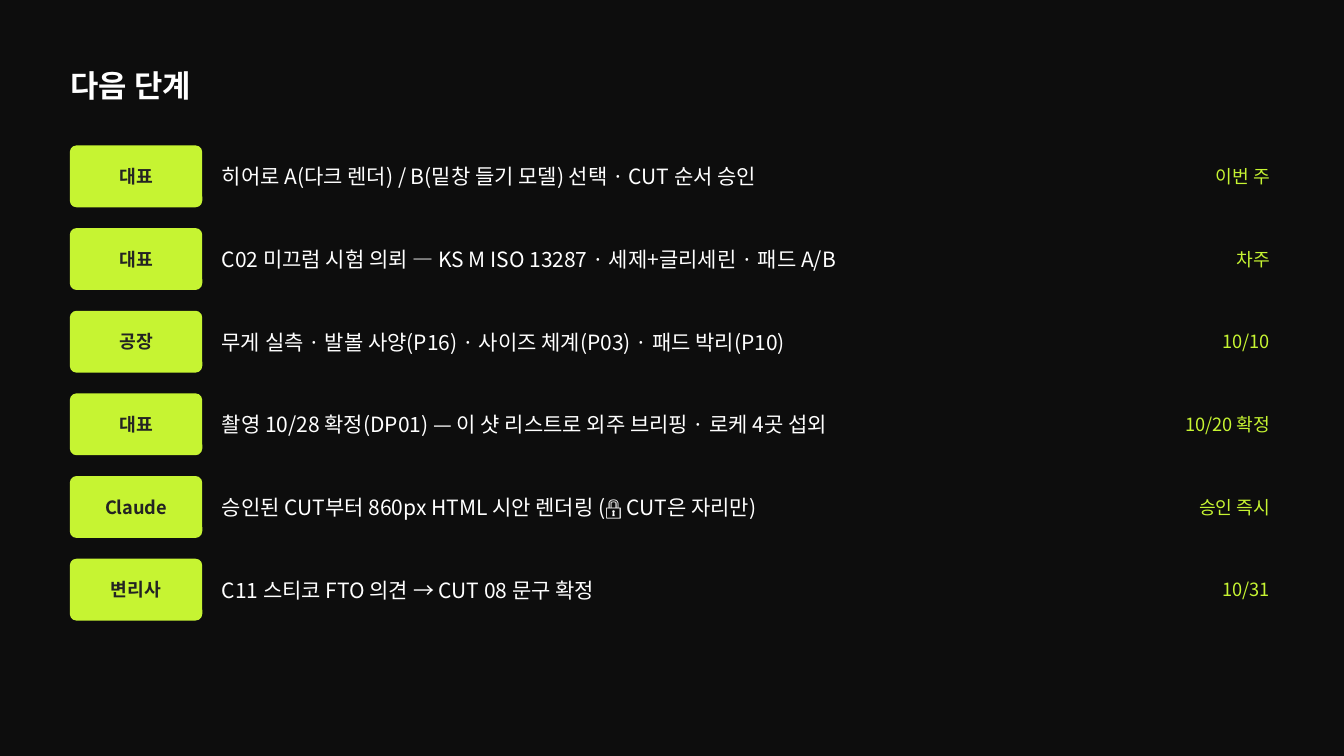
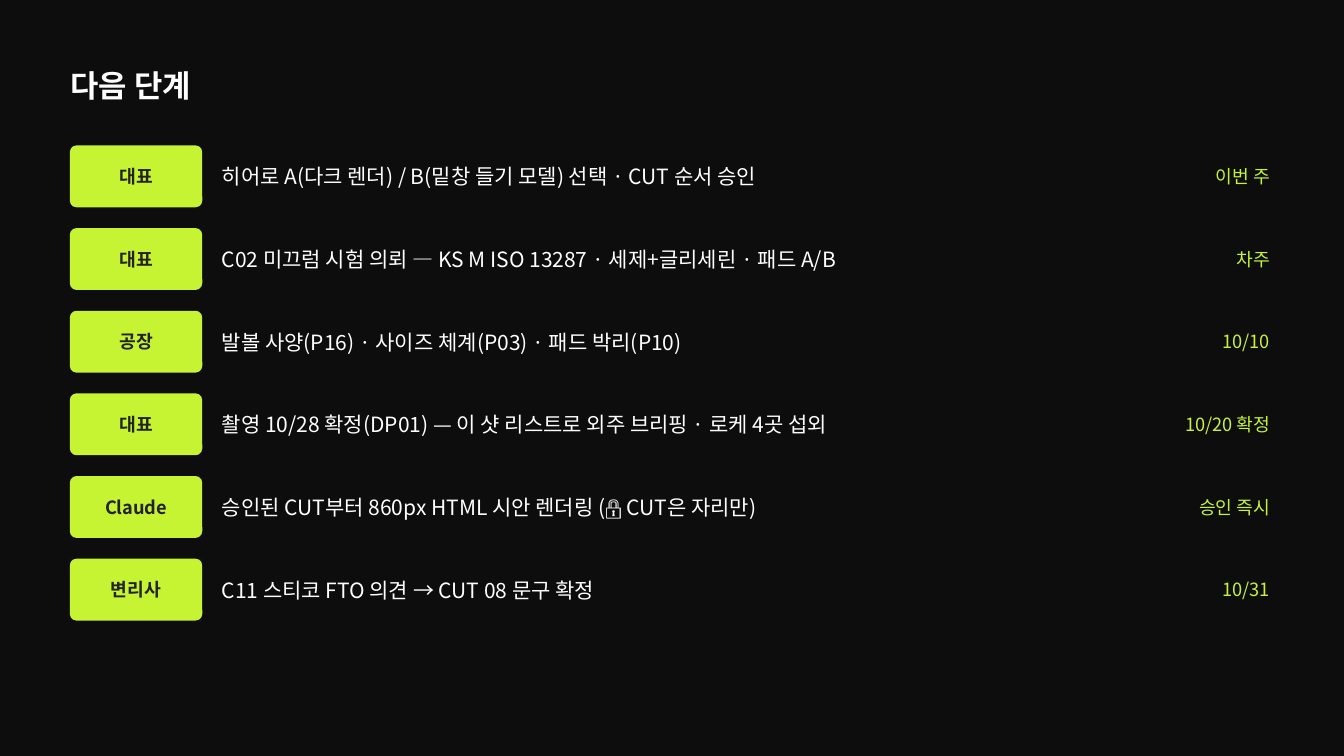
Before and after one commit to ydcompany89/harness-system, a slide deck: slide 38 of launch/rs/design/detail-walking/rs-walking-detail-plan.pptx. Drawn at 1344x756 pixels with LibreOffice and Linux fonts; fonts in the diff are those of the drawing. Boxes give left, top, right and bottom in pixels: in the first picture for what was removed or moved away, otherwise in the second. Text is boxed around its words. In the diff, an @@ line names an element or a change of style, - is before the commit and + after.

```diff
--- a/launch/rs/design/detail-walking/rs-walking-detail-plan.pptx
+++ b/launch/rs/design/detail-walking/rs-walking-detail-plan.pptx
@@ text at bbox=[222, 332, 681, 354]: text changed @@
-무게 실측 · 발볼 사양(P16) · 사이즈 체계(P03) · 패드 박리(P10)
+발볼 사양(P16) · 사이즈 체계(P03) · 패드 박리(P10)
```
Also in this commit, not shown: 6 other slides changed, 5 other files.
